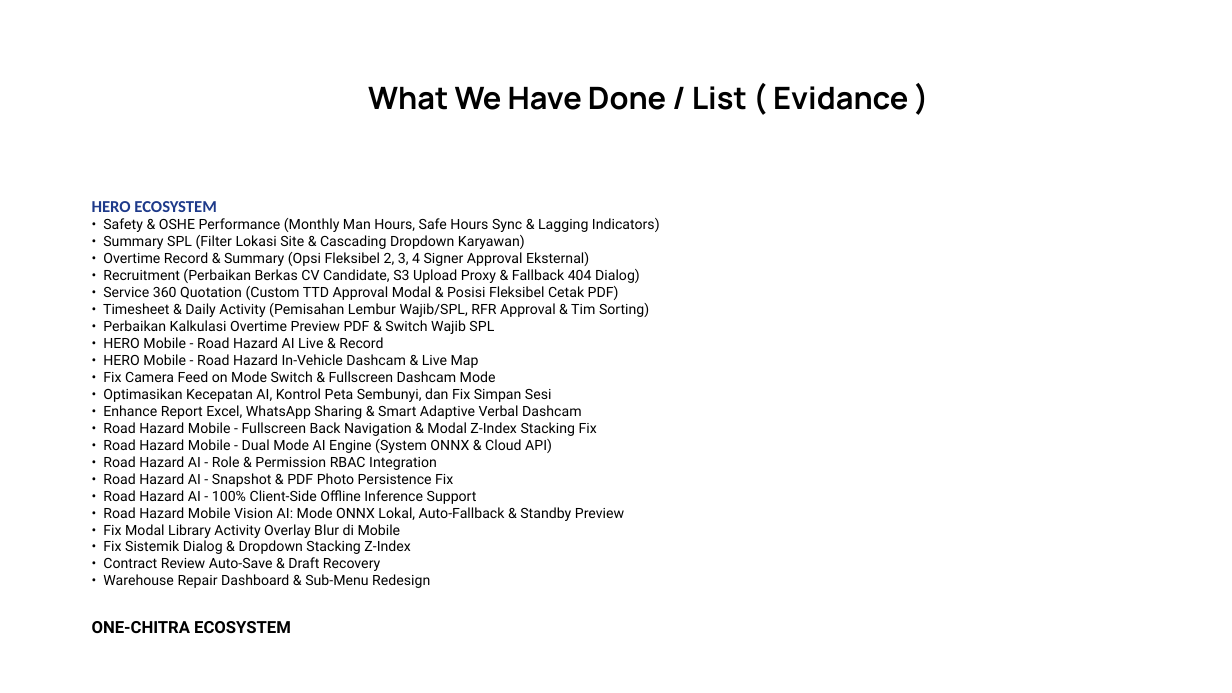
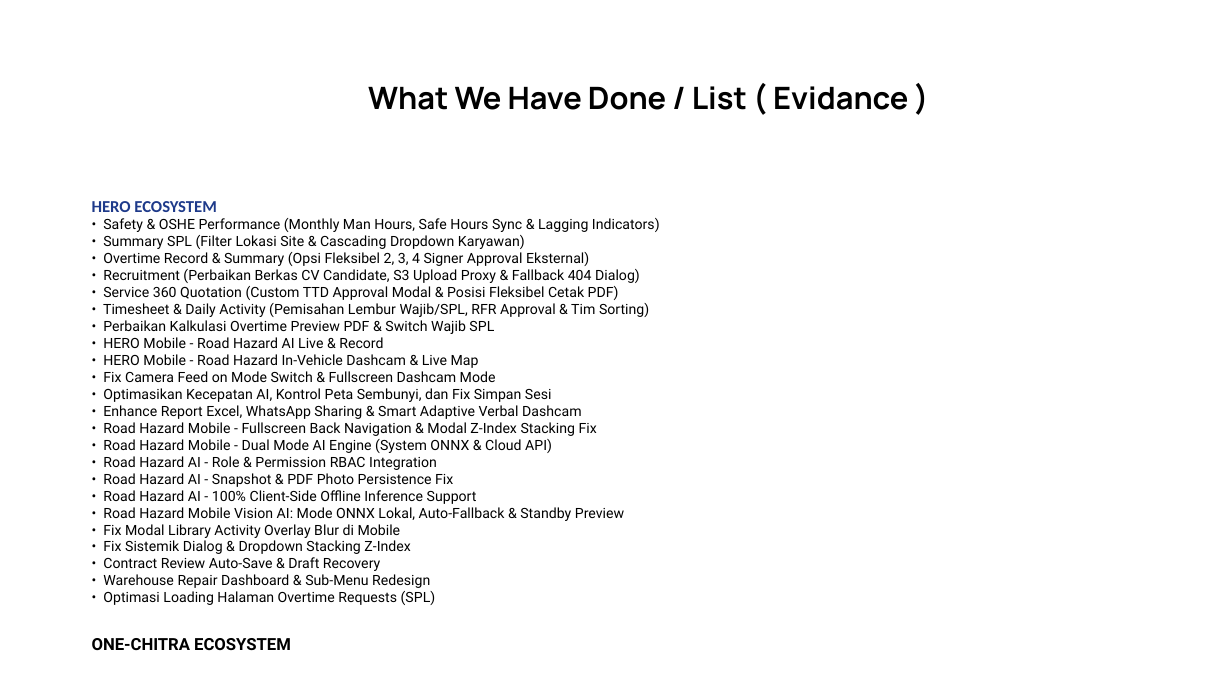
Before and after one commit to Annaskhadafi/hero, a slide deck: slide 4 of Monthly/MONTHLY NOVEMBER 2026 SDS.pptx. Drawn at 1232x693 pixels with LibreOffice and Linux fonts; fonts in the diff are those of the drawing; background and template pictures are left out. Boxes give left, top, right and bottom in pixels: in the first picture for what was removed or moved away, otherwise in the second. Text is boxed around its words. In the diff, an @@ line names an element or a change of style, - is before the commit and + after.

```diff
--- a/Monthly/MONTHLY NOVEMBER 2026 SDS.pptx
+++ b/Monthly/MONTHLY NOVEMBER 2026 SDS.pptx
@@ text at [103,591,436,605]: paragraph added @@
+• Optimasi Loading Halaman Overtime Requests (SPL)
```
Also in this commit, not shown: 1 slide added, 13 other files.
